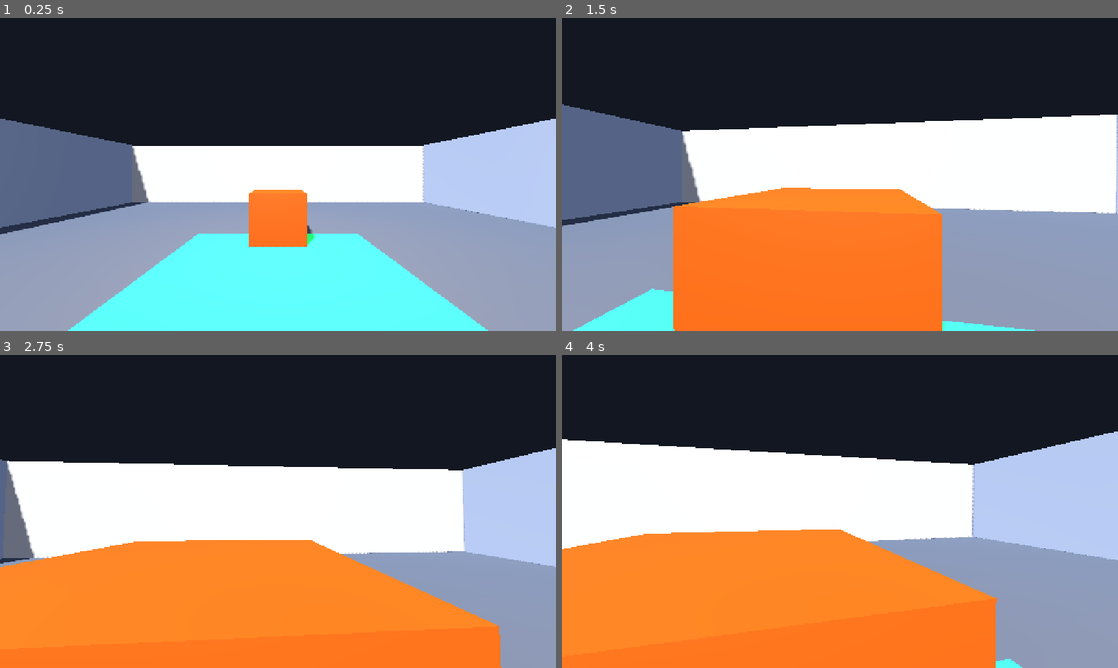
Above: before the commit, frames 1-4 (two rows, left to right).
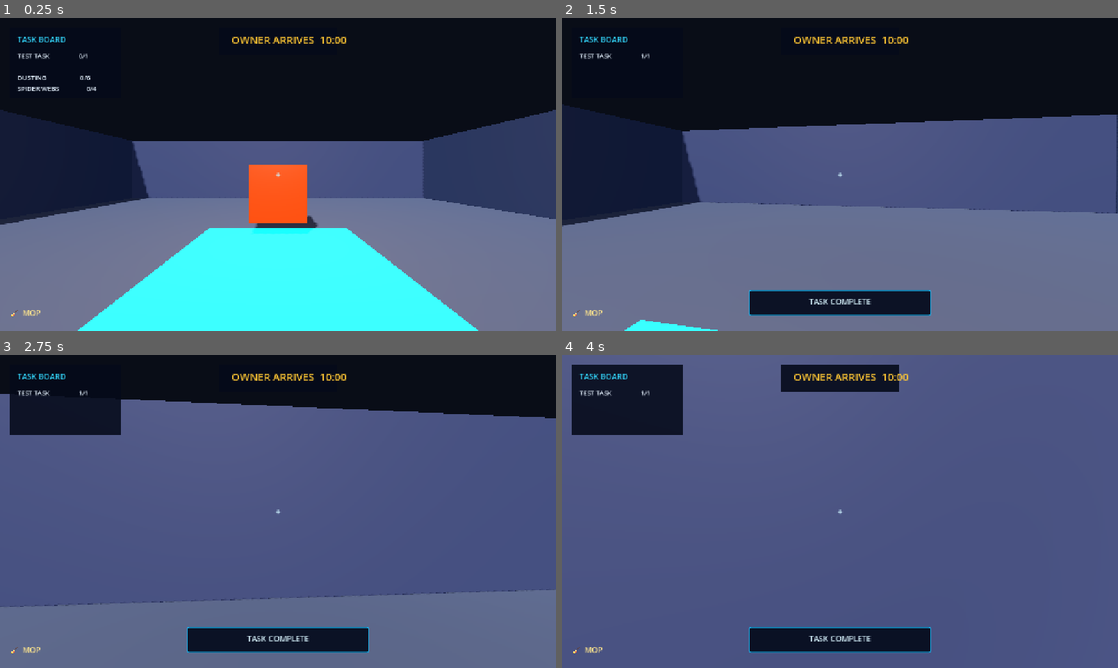
Above: after the commit, the same moments.

Repository: hisir-sys/buildathon-bdmi26-
Game: Godot game, scene res://scenes/main_room.tscn
Two runs of this game, one before a commit and one after it. Both use one fixed random seed, a clock stepped at 60 frames per second and the inputs below.
Inputs (mouse positions are in pixels of both pictures, inside the frame that each line leads up to):
- Up to frame 1 (0.25 s): no input
- Up to frame 2 (1.5 s): move the mouse to (867, 174) at 0.52 s; hold E (interact) 0.53-1.28 s; hold W (move_forward) from 0.53 s (still down); click (867, 174) at 0.67 s; move the mouse to (812, 174) at 1.27 s; tap E (interact) at 1.35 s
- Up to frame 3 (2.75 s): keep holding W (move_forward); move the mouse to (289, 505) at 2.02 s; hold E (interact) from 2.03 s (still down)
- Up to frame 4 (4 s): keep holding W (move_forward); move the mouse to (834, 517) at 2.77 s; release E (interact) at 2.78 s; tap E (interact) at 2.85 s; click (834, 517) at 2.92 s; tap Enter at 3.5 s; move the mouse to (878, 514) at 3.52 s; hold E (interact) from 3.53 s (still down)

The runs differ from the first frame. In frame 1, 63% of the frame differs, in the area x 0-100%, y 6-100%; in frame 2, 67%; in frame 3, 81%; in frame 4, 94%, in the area x 0-100%, y 0-100%.

Commit message:
[interaction] finish raycast prompt and test interaction

Diff:
--- a/project.godot
+++ b/project.godot
@@ -1,11 +1,16 @@
-; The Cleaner - clean starter project
-; Godot 4.7.2
+; Engine configuration file.
+; It's best edited using the editor UI and not directly,
+; since the parameters that go here are not all obvious.
+;
+; Format:
+;   [section] ; section goes between []
+;   param=value ; assign values to parameters
 
 config_version=5
 
 [application]
 
-config/name="The Cleaner"
+config/name="The Cleaner - Interaction Milestone"
 run/main_scene="res://scenes/main_room.tscn"
 config/features=PackedStringArray("4.7", "GL Compatibility")
 
@@ -25,25 +30,21 @@
 "events": [Object(InputEventKey,"resource_local_to_scene":false,"resource_name":"","device":-1,"window_id":0,"alt_press …(192 unchanged characters)…
 ]
 }
-
 move_backward={
 "deadzone": 0.5,
 "events": [Object(InputEventKey,"resource_local_to_scene":false,"resource_name":"","device":-1,"window_id":0,"alt_press …(192 unchanged characters)…
 ]
 }
-
 move_left={
 "deadzone": 0.5,
 "events": [Object(InputEventKey,"resource_local_to_scene":false,"resource_name":"","device":-1,"window_id":0,"alt_press …(191 unchanged characters)…
 ]
 }
-
 move_right={
 "deadzone": 0.5,
 "events": [Object(InputEventKey,"resource_local_to_scene":false,"resource_name":"","device":-1,"window_id":0,"alt_press …(192 unchanged characters)…
 ]
 }
-
 interact={
 "deadzone": 0.5,
 "events": [Object(InputEventKey,"resource_local_to_scene":false,"resource_name":"","device":-1,"window_id":0,"alt_press …(192 unchanged characters)…
@@ -54,4 +55,4 @@
 
 renderer/rendering_method="gl_compatibility"
 renderer/rendering_method.mobile="gl_compatibility"
-environment/defaults/default_clear_color=Color(0.06, 0.08, 0.12, 1)
+environment/defaults/default_clear_color=Color(0.05, 0.07, 0.11, 1)
--- a/scenes/main_room.tscn
+++ b/scenes/main_room.tscn
@@ -1,14 +1,16 @@
-[gd_scene load_steps=17 format=3]
+[gd_scene load_steps=20 format=3]
 
 [ext_resource type="PackedScene" path="res://scenes/player.tscn" id="1_player"]
+[ext_resource type="Script" path="res://scripts/main_room.gd" id="2_main_room"]
+[ext_resource type="Script" path="res://scripts/test_interactable.gd" id="3_test_interactable"]
+[ext_resource type="Script" path="res://scripts/hud.gd" id="4_hud"]
 
 [sub_resource type="Environment" id="Environment_room"]
 background_mode = 1
-background_color = Color(0.07, 0.09, 0.13, 1)
+background_color = Color(0.035, 0.05, 0.09, 1)
 ambient_light_source = 3
-ambient_light_color = Color(0.75, 0.82, 1, 1)
-ambient_light_energy = 0.65
-tonemap_mode = 2
+ambient_light_color = Color(0.7, 0.78, 1, 1)
+ambient_light_energy = 0.7
 
 [sub_resource type="BoxMesh" id="BoxMesh_floor"]
 size = Vector3(20, 0.2, 20)
@@ -17,8 +19,8 @@
 size = Vector3(20, 0.2, 20)
 
 [sub_resource type="StandardMaterial3D" id="Material_floor"]
-albedo_color = Color(0.22, 0.24, 0.27, 1)
-roughness = 0.9
+albedo_color = Color(0.2, 0.22, 0.27, 1)
+roughness = 0.88
 
 [sub_resource type="BoxMesh" id="BoxMesh_back_wall"]
 size = Vector3(20, 4, 0.2)
@@ -27,8 +29,8 @@
 size = Vector3(20, 4, 0.2)
 
 [sub_resource type="StandardMaterial3D" id="Material_back_wall"]
-albedo_color = Color(0.52, 0.5, 0.46, 1)
-roughness = 0.85
+albedo_color = Color(0.18, 0.2, 0.29, 1)
+roughness = 0.8
 
 [sub_resource type="BoxMesh" id="BoxMesh_side_wall"]
 size = Vector3(0.2, 4, 20)
@@ -37,43 +39,56 @@
 size = Vector3(0.2, 4, 20)
 
 [sub_resource type="StandardMaterial3D" id="Material_side_wall"]
-albedo_color = Color(0.45, 0.47, 0.5, 1)
-roughness = 0.85
-
-[sub_resource type="BoxMesh" id="BoxMesh_test_cube"]
+albedo_color = Color(0.14, 0.17, 0.25, 1)
+roughness = 0.8
+
+[sub_resource type="BoxMesh" id="BoxMesh_test_object"]
 size = Vector3(1.5, 1.5, 1.5)
 
-[sub_resource type="StandardMaterial3D" id="Material_test_cube"]
-albedo_color = Color(0.9, 0.22, 0.06, 1)
-roughness = 0.45
-
-[sub_resource type="BoxShape3D" id="BoxShape3D_test_cube"]
+[sub_resource type="BoxShape3D" id="BoxShape3D_test_object"]
 size = Vector3(1.5, 1.5, 1.5)
 
-[sub_resource type="StandardMaterial3D" id="Material_marker"]
-albedo_color = Color(0.1, 0.8, 0.35, 1)
+[sub_resource type="StandardMaterial3D" id="Material_test_object"]
+albedo_color = Color(0.95, 0.2, 0.04, 1)
+roughness = 0.42
+
+[sub_resource type="BoxMesh" id="BoxMesh_zone"]
+size = Vector3(4, 0.04, 4)
+
+[sub_resource type="StandardMaterial3D" id="Material_zone"]
+albedo_color = Color(0.04, 0.85, 0.9, 1)
 emission_enabled = true
-emission = Color(0.02, 0.35, 0.08, 1)
+emission = Color(0.02, 0.45, 0.5, 1)
 emission_energy_multiplier = 2.0
 
-[sub_resource type="BoxMesh" id="BoxMesh_marker"]
-size = Vector3(5, 0.04, 5)
+[sub_resource type="StyleBoxFlat" id="StyleBox_prompt"]
+bg_color = Color(0.025, 0.05, 0.12, 0.94)
+border_width_left = 2
+border_width_top = 2
+border_width_right = 2
+border_width_bottom = 2
+border_color = Color(0.1, 0.75, 1, 1)
+corner_radius_top_left = 4
+corner_radius_top_right = 4
+corner_radius_bottom_right = 4
+corner_radius_bottom_left = 4
 
 [node name="MainRoom" type="Node3D"]
+script = ExtResource("2_main_room")
 
 [node name="WorldEnvironment" type="WorldEnvironment" parent="."]
 environment = SubResource("Environment_room")
 
 [node name="DirectionalLight3D" type="DirectionalLight3D" parent="."]
 rotation_degrees = Vector3(-55, -25, 0)
-light_energy = 1.4
+light_energy = 1.25
 shadow_enabled = true
 
 [node name="FillLight" type="OmniLight3D" parent="."]
 position = Vector3(0, 3.5, 1)
-omni_range = 12.0
+omni_range = 14.0
 light_energy = 2.0
-light_color = Color(1, 0.84, 0.68, 1)
+light_color = Color(1, 0.82, 0.68, 1)
 
 [node name="Floor" type="StaticBody3D" parent="."]
 
@@ -114,20 +129,101 @@
 [node name="CollisionShape3D" type="CollisionShape3D" parent="RightWall"]
 shape = SubResource("BoxShape3D_side_wall")
 
-[node name="TestCube" type="StaticBody3D" parent="."]
-position = Vector3(0, 0.75, -2)
-
-[node name="MeshInstance3D" type="MeshInstance3D" parent="TestCube"]
-mesh = SubResource("BoxMesh_test_cube")
-material_override = SubResource("Material_test_cube")
-
-[node name="CollisionShape3D" type="CollisionShape3D" parent="TestCube"]
-shape = SubResource("BoxShape3D_test_cube")
-
-[node name="GreenMarker" type="MeshInstance3D" parent="."]
+[node name="TestObject" type="StaticBody3D" parent="." groups=["interactable"]]
+position = Vector3(0, 1.2, -2)
+script = ExtResource("3_test_interactable")
+
+[node name="MeshInstance3D" type="MeshInstance3D" parent="TestObject"]
+mesh = SubResource("BoxMesh_test_object")
+material_override = SubResource("Material_test_object")
+
+[node name="CollisionShape3D" type="CollisionShape3D" parent="TestObject"]
+shape = SubResource("BoxShape3D_test_object")
+
+[node name="InteractionZone" type="MeshInstance3D" parent="."]
 position = Vector3(0, 0.12, 0)
-mesh = SubResource("BoxMesh_marker")
-material_override = SubResource("Material_marker")
+mesh = SubResource("BoxMesh_zone")
+material_override = SubResource("Material_zone")
 
 [node name="Player" parent="." instance=ExtResource("1_player")]
-position = Vector3(0, 1, 4)
+position = Vector3(0, 0.1, 4)
+
+[node name="HUD" type="CanvasLayer" parent="."]
+script = ExtResource("4_hud")
+
+[node name="Crosshair" type="Label" parent="HUD"]
+offset_left = 634.0
+offset_top = 345.0
+offset_right = 646.0
+offset_bottom = 365.0
+theme_override_colors/font_color = Color(0.8, 0.95, 1, 1)
+theme_override_font_sizes/font_size = 22
+text = "+"
+
+[node name="TaskBoard" type="ColorRect" parent="HUD"]
+offset_left = 24.0
+offset_top = 24.0
+offset_right = 280.0
+offset_bottom = 185.0
+color = Color(0.02, 0.04, 0.1, 0.88)
+
+[node name="Title" type="Label" parent="HUD/TaskBoard"]
+offset_left = 16.0
+offset_top = 12.0
+offset_right = 230.0
+offset_bottom = 38.0
+theme_override_colors/font_color = Color(0.2, 0.85, 1, 1)
+theme_override_font_sizes/font_size = 18
+text = "TASK BOARD"
+
+[node name="TaskLabel" type="Label" parent="HUD/TaskBoard"]
+offset_left = 16.0
+offset_top = 52.0
+offset_right = 235.0
+offset_bottom = 140.0
+theme_override_colors/font_color = Color(0.9, 0.95, 1, 1)
+theme_override_font_sizes/font_size = 15
+text = "TEST TASK                 0/1\n\nDUSTING                    0/6\nSPIDER WEBS                0/4"
+
+[node name="TimerPanel" type="ColorRect" parent="HUD"]
+offset_left = 505.0
+offset_top = 24.0
+offset_right = 775.0
+offset_bottom = 85.0
+color = Color(0.02, 0.04, 0.1, 0.9)
+
+[node name="TimerLabel" type="Label" parent="HUD/TimerPanel"]
+offset_left = 28.0
+offset_top = 9.0
+offset_right = 240.0
+offset_bottom = 52.0
+theme_override_colors/font_color = Color(1, 0.78, 0.2, 1)
+theme_override_font_sizes/font_size = 24
+text = "OWNER ARRIVES  10:00"
+
+[node name="ToolLabel" type="Label" parent="HUD"]
+offset_left = 24.0
+offset_top = 665.0
+offset_right = 210.0
+offset_bottom = 705.0
+theme_override_colors/font_color = Color(1, 0.9, 0.55, 1)
+theme_override_font_sizes/font_size = 18
+text = "🧹  MOP"
+
+[node name="InteractionPrompt" type="Panel" parent="HUD"]
+offset_left = 430.0
+offset_top = 625.0
+offset_right = 850.0
+offset_bottom = 685.0
+theme_override_styles/panel = SubResource("StyleBox_prompt")
+
+[node name="Label" type="Label" parent="HUD/InteractionPrompt"]
+layout_mode = 0
+offset_left = 18.0
+offset_top = 14.0
+offset_right = 402.0
+offset_bottom = 48.0
+theme_override_colors/font_color = Color(0.85, 0.96, 1, 1)
+theme_override_font_sizes/font_size = 18
+horizontal_alignment = 1
+text = "E  CLEAN THE TEST OBJECT"
--- a/scenes/player.tscn
+++ b/scenes/player.tscn
@@ -1,6 +1,7 @@
-[gd_scene load_steps=3 format=3]
+[gd_scene load_steps=4 format=3]
 
 [ext_resource type="Script" path="res://scripts/player_controller.gd" id="1_player_controller"]
+[ext_resource type="Script" path="res://scripts/interaction_raycast.gd" id="2_interaction_raycast"]
 
 [sub_resource type="CapsuleShape3D" id="CapsuleShape3D_player"]
 radius = 0.35
@@ -19,3 +20,9 @@
 [node name="Camera3D" type="Camera3D" parent="Head"]
 current = true
 fov = 75.0
+
+[node name="InteractionRay" type="RayCast3D" parent="Head/Camera3D"]
+target_position = Vector3(0, 0, -3)
+collision_mask = 1
+enabled = true
+script = ExtResource("2_interaction_raycast")
--- /dev/null
+++ b/scripts/hud.gd
@@ -0,0 +1,19 @@
+extends CanvasLayer
+
+@onready var interaction_panel: Control = $InteractionPrompt
+@onready var interaction_label: Label = $InteractionPrompt/Label
+@onready var task_label: Label = $TaskBoard/TaskLabel
+
+
+func _ready() -> void:
+	set_interaction_prompt("")
+
+
+func set_interaction_prompt(prompt_text: String) -> void:
+	interaction_panel.visible = not prompt_text.is_empty()
+	interaction_label.text = prompt_text
+
+
+func mark_test_complete() -> void:
+	task_label.text = "TEST TASK                 1/1"
+	set_interaction_prompt("TASK COMPLETE")
--- /dev/null
+++ b/scripts/interaction_raycast.gd
@@ -0,0 +1,40 @@
+extends RayCast3D
+
+signal target_changed(prompt_text: String)
+signal interacted(target: Node)
+
+var current_target: Node = null
+
+
+func _ready() -> void:
+	enabled = true
+	target_position = Vector3(0.0, 0.0, -3.0)
+
+
+func _process(_delta: float) -> void:
+	force_raycast_update()
+
+	var hit := get_collider()
+	var next_target: Node = null
+
+	if hit != null and hit.has_method("get_interaction_prompt"):
+		next_target = hit
+
+	if next_target == current_target:
+		return
+
+	current_target = next_target
+
+	if current_target == null:
+		target_changed.emit("")
+	else:
+		target_changed.emit(current_target.get_interaction_prompt())
+
+
+func _unhandled_input(event: InputEvent) -> void:
+	if not event.is_action_pressed("interact"):
+		return
+
+	if current_target != null and current_target.has_method("interact"):
+		current_target.interact()
+		interacted.emit(current_target)
--- /dev/null
+++ b/scripts/main_room.gd
@@ -0,0 +1,15 @@
+extends Node3D
+
+@onready var hud: CanvasLayer = $HUD
+@onready var interaction_ray: RayCast3D = $Player/Head/Camera3D/InteractionRay
+@onready var test_object: Node = $TestObject
+
+
+func _ready() -> void:
+	interaction_ray.target_changed.connect(hud.set_interaction_prompt)
+	interaction_ray.interacted.connect(_on_object_interacted)
+
+
+func _on_object_interacted(target: Node) -> void:
+	if target == test_object:
+		hud.mark_test_complete()
--- /dev/null
+++ b/scripts/test_interactable.gd
@@ -0,0 +1,20 @@
+extends StaticBody3D
+
+signal interacted
+
+var already_cleaned: bool = false
+
+
+func get_interaction_prompt() -> String:
+	if already_cleaned:
+		return ""
+	return "E  CLEAN THE TEST OBJECT"
+
+
+func interact() -> void:
+	if already_cleaned:
+		return
+
+	already_cleaned = true
+	interacted.emit()
+	queue_free()
Not shown, added: scripts/hud.gd.uid
Not shown, added: scripts/interaction_raycast.gd.uid
Not shown, added: scripts/main_room.gd.uid
Not shown, changed: scripts/player_controller.gd.uid
Not shown, added: scripts/test_interactable.gd.uid
Not shown, changed: .gitignore
Not shown, changed: README.md
